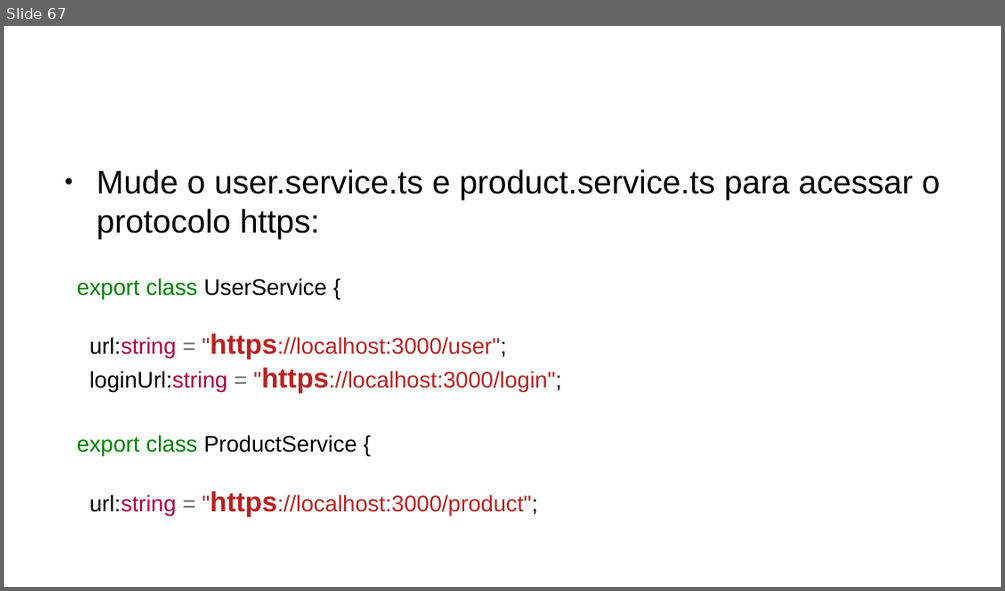
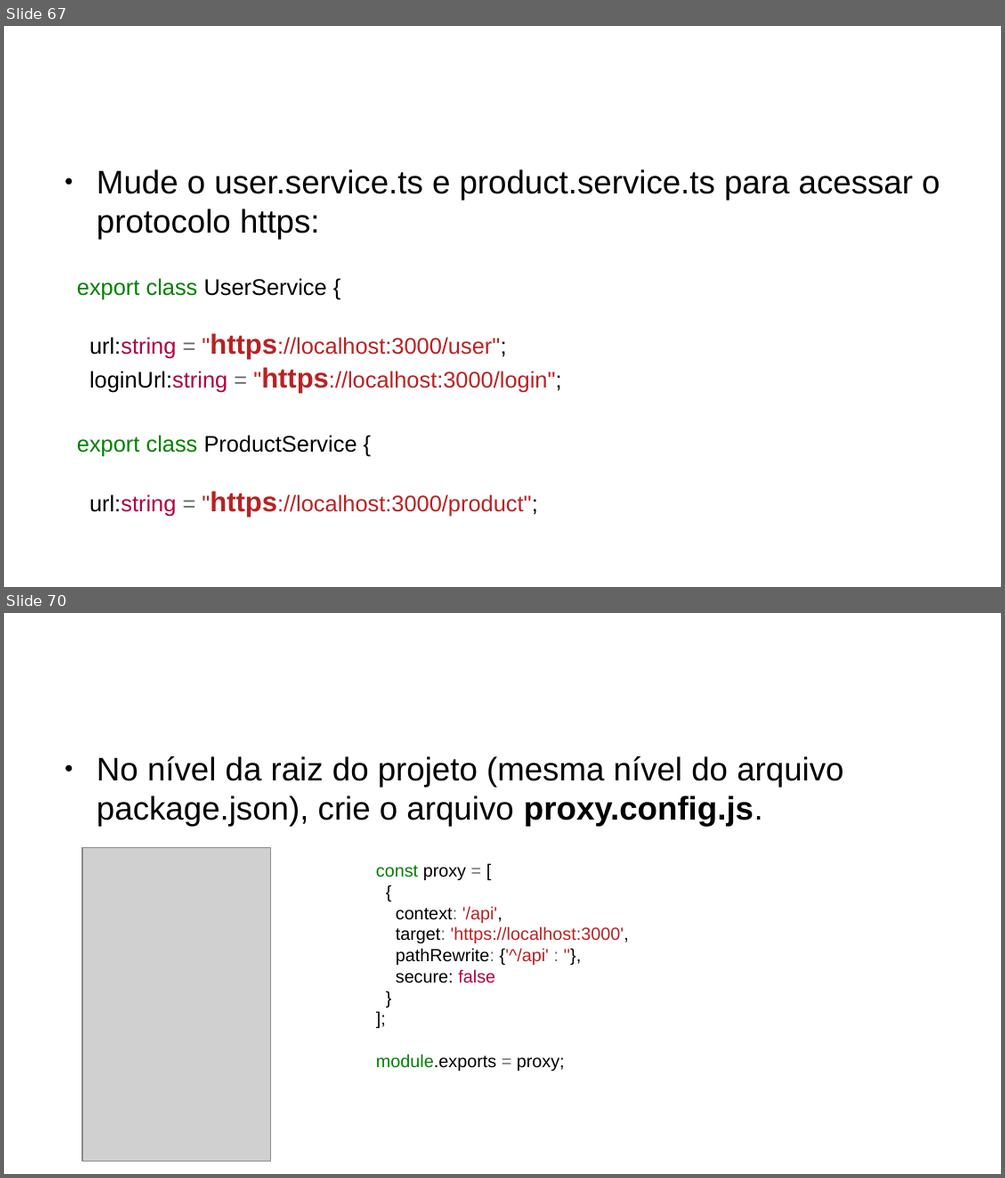
Before and after one commit to CCastro01/PIW-2019_1, a slide deck: SLIDES/14-Refatoração do Projeto CRUD.odp. Shown one above the other, each under a label of ours: slide 67 before the commit, slides 67 and 70 after it; the slides between them are not shown. The pictures are 1005x591 and 1005x1178 pixels, drawn with LibreOffice and Linux fonts; fonts in the diff are those of the drawing; grey boxes stand for pictures; background and template pictures are left out. Boxes give left, top, right and bottom in pixels: in the first picture for what was removed or moved away, otherwise in the second. Text is boxed around its words. In the diff, an @@ line names an element or a change of style, - is before the commit and + after.

```diff
--- a/SLIDES/14-Refatoração do Projeto CRUD.odp
+++ b/SLIDES/14-Refatoração do Projeto CRUD.odp
@@ slide 70 added at (x1=4, y1=613, x2=1001, y2=1174), background #FFFFFF @@
@@ text added at (x1=97, y1=756, x2=843, y2=826), 26 pt, text #000000 @@
+● No nível da raiz do projeto (mesma nível do arquivo package.json), crie o arquivo proxy.config.js.
@@ title added at (x1=524, y1=795, x2=763, y2=826), 35.7 pt, text #FFFFFF @@
+Proxy
@@ picture added at (x1=82, y1=847, x2=271, y2=1161) @@
@@ text added at (x1=376, y1=865, x2=629, y2=1070), 14 pt, text #000000 @@
+const proxy = [
+{
+context: '/api',
+target: 'https://localhost:3000',
+pathRewrite: {'^/api' : ''},
+secure: false
+}
+];
+module.exports = proxy;
```
Also in this commit, not shown: 8 other slides added, 18 other files.
